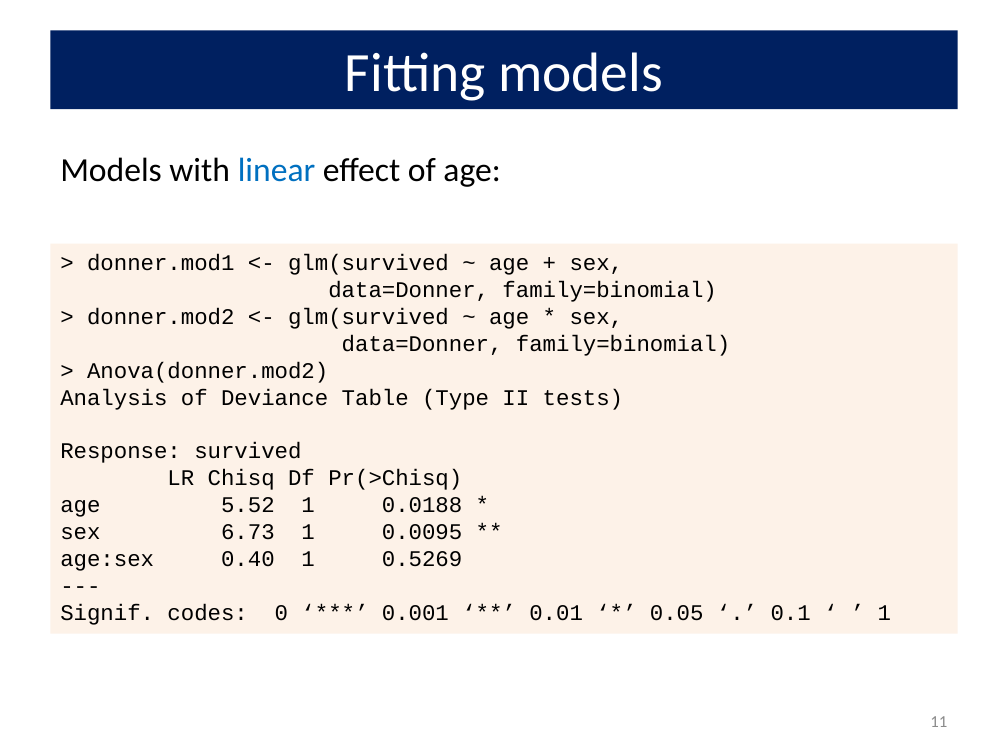
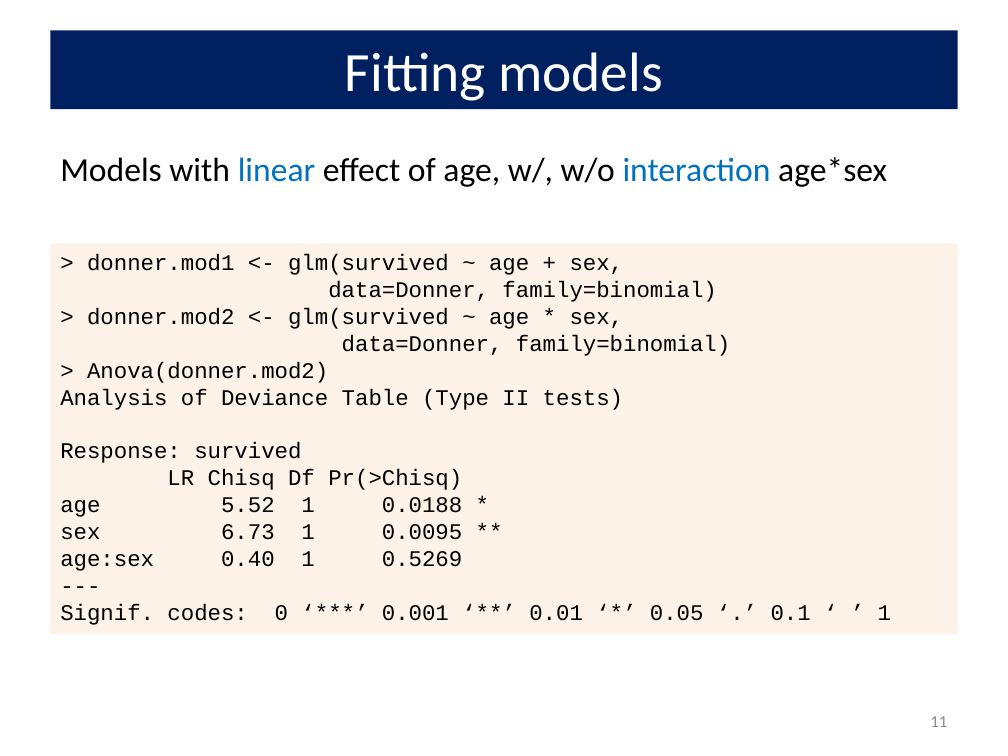
Before and after one commit to friendly/psy6136, a slide deck: slide 11 of lectures/07-logistic2.pptx. Drawn at 1008x756 pixels with LibreOffice and Linux fonts; fonts in the diff are those of the drawing. Boxes give left, top, right and bottom in pixels: in the first picture for what was removed or moved away, otherwise in the second. Text is boxed around its words. In the diff, an @@ line names an element or a change of style, - is before the commit and + after.

```diff
--- a/lectures/07-logistic2.pptx
+++ b/lectures/07-logistic2.pptx
@@ text at box(60, 157, 887, 187): text changed @@
-Models with linear effect of age:
+Models with linear effect of age, w/, w/o interaction age*sex
```
Also in this commit, not shown: 9 other slides changed, 6 other files.
